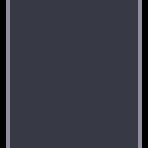
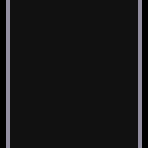
Two versions of the same layered image (148 x 148). Layer-by-layer changes:
painted on "Rectangle 2" over (10, 0, 138, 148)
